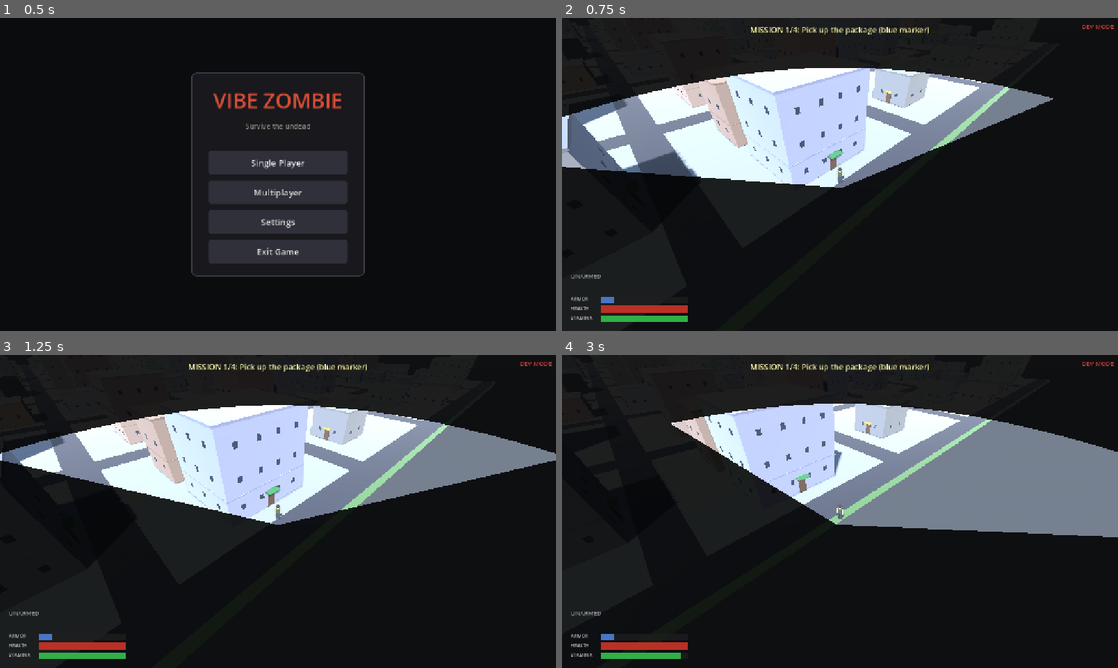
Above: before the commit, frames 1-4 (two rows, left to right).
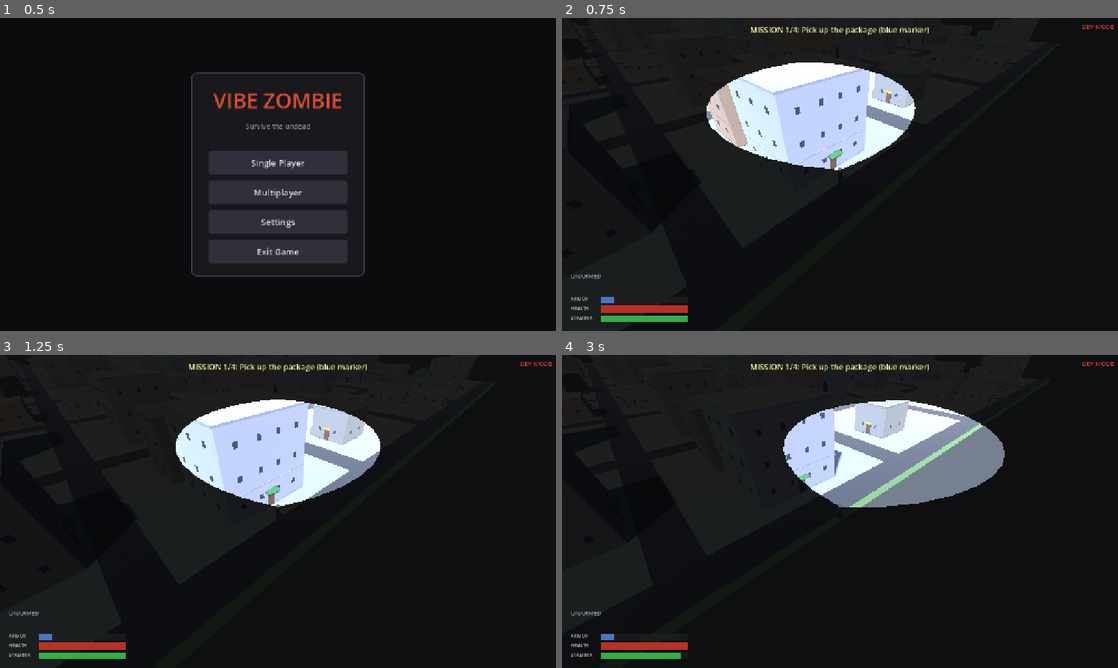
Above: after the commit, the same moments.

Repository: shaoqian2001/vibe-zombie
Game: Godot game, scene res://scenes/TitleMenu.tscn
Two runs of this game, one before a commit and one after it. Both use one fixed random seed, a clock stepped at 60 frames per second and the inputs below.
Inputs (mouse positions are in pixels of both pictures, inside the frame that each line leads up to):
- Up to frame 1 (0.5 s): no input
- Up to frame 2 (0.75 s): click "Single Player" at 0.5 s
- Up to frame 3 (1.25 s): no input
- Up to frame 4 (3 s): tap Enter at 1.25 s; move the mouse to (962, 495) at 1.27 s; hold D (move_right) 1.28-2.03 s; hold F (interact) 1.28-2.03 s; move the mouse to (728, 527) at 2.02 s; hold S (move_backward) 2.03-2.78 s; click (728, 527) at 2.1 s; move the mouse to (895, 442) at 2.77 s; hold D (move_right) from 2.78 s (still down); hold Shift (sprint) from 2.78 s (still down)

Frame 1 is identical in both runs. In frame 2, 14% of the frame differs, in the area x 0-89%, y 14-55%; in frame 3, 14%; in frame 4, 14%, in the area x 19-100%, y 14-59%.

Commit message:
Shape FOV as intersecting-arcs lens anchored at the head
Replace the pie-slice FOV with a lens formed by two circular arcs that meet
at an apex (the character's head) and a tip one view_distance ahead. Both
lateral boundaries now curve outward, removing the straight edges and sharp
apex of the old sector. Anchoring the apex at head height keeps the entire
character model inside the unshaded area regardless of facing direction,
while still looking symmetric from every angle.

https://claude.ai/code/session_018zb1xNV2MqAsRkTP73GCa8

Diff:
--- a/scripts/fov_overlay.gd
+++ b/scripts/fov_overlay.gd
@@ -1,22 +1,31 @@
 extends CanvasLayer
 
 ## FOV fog-of-war overlay.
-## Projects a world-space pie-slice (facing direction ± fov_degrees/2, radius
-## view_distance) to screen space each frame and passes it to the shader as a
-## polygon. Pixels outside the polygon are darkened; inside are transparent.
+## Projects a world-space lens (the intersection of two circles) to screen
+## space each frame and passes it to the shader as a polygon. Pixels outside
+## the polygon are darkened; inside are transparent.
 ##
-## Human-eyesight defaults: 145° horizontal FOV, ~50 world units (~200 m at
-## the game's approximate 1 unit = 4 m scale).
+## The lens is defined by an apex at the character's head and a tip one
+## view_distance ahead along the facing direction. Two circular arcs, bulging
+## symmetrically to the left and right, connect them — so both lateral
+## boundaries of the vision area are curved instead of the straight edges of
+## a pie-slice. Placing the apex at the head (instead of between the feet)
+## keeps the character's model fully inside the unshaded region regardless of
+## facing direction, while the lens shape avoids the unnatural sharp point a
+## sector has at its vertex.
+##
+## Human-eyesight defaults: 145° opening angle at the apex, ~50 world units
+## (~200 m at the game's approximate 1 unit = 4 m scale).
 
 @export var fov_degrees: float = 145.0
 @export var view_distance: float = 50.0
-## World-unit distance to move the cone apex behind the player so the
-## character model is fully visible inside the sector. Keep this just large
-## enough to cover the player's half-depth — any more looks unnatural.
-@export var center_back_offset: float = 1.0
+## World-unit height of the character's eyes above the player's root position.
+## The lens apex is anchored at this height so it aligns with where the head
+## is rendered on screen.
+@export var head_height: float = 1.6
 
-const ARC_SEGMENTS := 32
-const N_VERTS := ARC_SEGMENTS + 2  # 1 center + (ARC_SEGMENTS + 1) arc pts = 34
+const ARC_SEGMENTS := 16                      # samples per arc
+const N_VERTS := (ARC_SEGMENTS + 1) * 2       # 34: two arcs, endpoints duplicated
 
 var _player: Node3D = null
 var _camera: Camera3D = null
@@ -54,29 +63,89 @@
 		facing = Vector2(0.0, 1.0)
 	facing = facing.normalized()
 
-	var half_rad   := deg_to_rad(fov_degrees * 0.5)
+	# Lens geometry in world XZ.
+	#   A = apex (at the character's head, projected to XZ)
+	#   T = tip  (view_distance ahead of A along facing)
+	#   2α = opening angle between the two arcs at A (and by symmetry at T),
+	#        which is what fov_degrees parameterises.
+	# Each arc is part of a circle whose chord is AT and whose inscribed
+	# central angle is 2α; the arc's tangent at the chord endpoints makes
+	# angle α with the chord.
+	var head_xz := Vector2(ppos.x, ppos.z)
+
+	var alpha := deg_to_rad(fov_degrees * 0.5)
+	# Guard against degenerate angles (near 0° or 180°).
+	alpha = clamp(alpha, deg_to_rad(5.0), deg_to_rad(88.0))
+	var sin_a := sin(alpha)
+	var cos_a := cos(alpha)
+
+	var chord_len := view_distance
+	var radius := chord_len / (2.0 * sin_a)
+	var half_chord := chord_len * 0.5
+	var center_offset := radius * cos_a   # distance from chord midpoint to arc center
+
+	var mid_xz := head_xz + facing * half_chord
+	# Perpendicular to facing, rotated 90° CCW in XZ.
+	var perp := Vector2(-facing.y, facing.x)
+
+	# Right-bulge arc: centre on the opposite (left) side of AT.
+	var center_right := mid_xz - perp * center_offset
+	# Left-bulge arc: centre on the opposite (right) side of AT.
+	var center_left  := mid_xz + perp * center_offset
+
+	# Angles (in the XZ polar frame the shader doesn't see — we only use them
+	# to sample points on each circle) that correspond to A and T as seen
+	# from each arc's centre.
 	var base_angle := atan2(facing.y, facing.x)
+	# From center_right, A lies at (base_angle + 90° + α) and T at
+	# (base_angle + 90° - α). We sweep the short arc between them, which
+	# passes through the outward (right-side) bulge point at (base_angle + 90°).
+	var right_a_ang := base_angle + PI * 0.5 + alpha
+	var right_t_ang := base_angle + PI * 0.5 - alpha
+	# From center_left, the same but mirrored through the chord.
+	var left_a_ang  := base_angle - PI * 0.5 - alpha
+	var left_t_ang  := base_angle - PI * 0.5 + alpha
 
-	# Shift the apex behind the player so the character model falls inside
-	# the visible sector instead of sitting right at its sharp point.
-	var apex_xz  := Vector2(ppos.x, ppos.z) - facing * center_back_offset
-	var apex_3d  := Vector3(apex_xz.x, ppos.y, apex_xz.y)
-	var apex_px  := _camera.unproject_position(apex_3d)  # still in pixel space
+	# Anchor the lens at head height so the apex projects to where the head
+	# is actually rendered on screen. Using a constant Y for every vertex
+	# keeps the polygon a planar horizontal slice, which is what the
+	# isometric-style camera expects.
+	var y_lens := ppos.y + head_height
+	var head3d := Vector3(head_xz.x, y_lens, head_xz.y)
+
+	# Pre-computed head screen position used as the fallback anchor when an
+	# arc vertex happens to lie behind the camera.
+	var cam_fwd := -_camera.global_transform.basis.z
+	var head_screen: Vector2
+	if (head3d - _camera.global_position).dot(cam_fwd) > 0.1:
+		head_screen = _camera.unproject_position(head3d)
+	else:
+		head_screen = vp_size * 0.5
 
 	var polygon := PackedVector2Array()
 	polygon.resize(N_VERTS)
 
-	# Vertex 0: shifted apex (pixel space; normalised at the end)
-	polygon[0] = apex_px
-
-	# Vertices 1 .. N_VERTS-1: arc swept ±half_rad, radius measured from ppos
+	# Arc 1: right-bulge, A → T.
 	for i in range(ARC_SEGMENTS + 1):
 		var t := float(i) / float(ARC_SEGMENTS)
-		var angle := base_angle - half_rad + t * (half_rad * 2.0)
-		var dir_xz := Vector2(cos(angle), sin(angle))
-		var world_xz := Vector2(ppos.x, ppos.z) + dir_xz * view_distance
-		var world3d := Vector3(world_xz.x, 0.0, world_xz.y)
-		polygon[i + 1] = _safe_project(world3d, apex_px, dir_xz)
+		var ang: float = lerp(right_a_ang, right_t_ang, t)
+		var pt_xz := center_right + Vector2(cos(ang), sin(ang)) * radius
+		var pt3d  := Vector3(pt_xz.x, y_lens, pt_xz.y)
+		var dir_xz := pt_xz - head_xz
+		if dir_xz.length_squared() < 0.0001:
+			dir_xz = facing
+		polygon[i] = _safe_project(pt3d, dir_xz.normalized(), head_screen, y_lens)
+
+	# Arc 2: left-bulge, T → A (so the polygon winds continuously).
+	for i in range(ARC_SEGMENTS + 1):
+		var t := float(i) / float(ARC_SEGMENTS)
+		var ang: float = lerp(left_t_ang, left_a_ang, t)
+		var pt_xz := center_left + Vector2(cos(ang), sin(ang)) * radius
+		var pt3d  := Vector3(pt_xz.x, y_lens, pt_xz.y)
+		var dir_xz := pt_xz - head_xz
+		if dir_xz.length_squared() < 0.0001:
+			dir_xz = -facing
+		polygon[ARC_SEGMENTS + 1 + i] = _safe_project(pt3d, dir_xz.normalized(), head_screen, y_lens)
 
 	# Normalise all vertices to UV [0,1] before uploading to the shader.
 	for i in range(N_VERTS):
@@ -87,27 +156,25 @@
 # Project a world point to screen. If the point is behind the camera, fall back
 # to an off-screen position in the approximate screen direction so the polygon
 # winding remains sensible.
-func _safe_project(world3d: Vector3, player_screen: Vector2, world_dir_xz: Vector2) -> Vector2:
+func _safe_project(world3d: Vector3, world_dir_xz: Vector2, head_screen: Vector2, y_lens: float) -> Vector2:
 	var cam_fwd := -_camera.global_transform.basis.z
 	var to_point := world3d - _camera.global_position
 	if to_point.dot(cam_fwd) > 0.1:
 		return _camera.unproject_position(world3d)
 
-	# Point is behind the camera. Walk toward the player along the arc direction
-	# until we find a point in front of the camera, then extend off screen.
+	# Point is behind the camera. Walk toward the head along the arc direction
+	# until we find a probe point in front of the camera, then extend off screen.
 	var ppos := _player.global_position
-	var dir3 := Vector3(world_dir_xz.x, 0.0, world_dir_xz.y)
+	var head_xz := Vector2(ppos.x, ppos.z)
 	var steps: Array[float] = [0.5, 0.25, 0.1]
 	for step: float in steps:
-		var probe: Vector3 = ppos + dir3 * (view_distance * step)
+		var probe_xz: Vector2 = head_xz + world_dir_xz * (view_distance * step)
+		var probe := Vector3(probe_xz.x, y_lens, probe_xz.y)
 		if (probe - _camera.global_position).dot(cam_fwd) > 0.1:
 			var probe_screen := _camera.unproject_position(probe)
-			var screen_dir := (probe_screen - player_screen).normalized()
-			return player_screen + screen_dir * 3000.0
+			var screen_dir := (probe_screen - head_screen).normalized()
+			return head_screen + screen_dir * 3000.0
 
-	# Ultimate fallback: guess direction from world XZ to screen XY
-	# (approximate: camera yaw ~45° means +X_world ≈ screen right+down,
-	#  +Z_world ≈ screen right+up — heuristic only used when fully behind camera)
 	var approx := Vector2(world_dir_xz.x - world_dir_xz.y,
 	                      -world_dir_xz.x - world_dir_xz.y).normalized()
-	return player_screen + approx * 3000.0
+	return head_screen + approx * 3000.0
--- a/shaders/fov.gdshader
+++ b/shaders/fov.gdshader
@@ -5,8 +5,14 @@
 // Using UV instead of FRAGCOORD avoids mismatches between physical window
 // pixels and the logical viewport coords returned by unproject_position()
 // under Godot's canvas_items stretch mode.
+//
+// The polygon is a lens / vesica shape: two circular arcs meeting at an apex
+// (the character's head) and a far tip (view_distance ahead). Each arc is
+// sampled with ARC_SEGMENTS + 1 points, so the total vertex count is
+// 2 * (ARC_SEGMENTS + 1). Apex and tip are duplicated once each, which the
+// point-in-polygon ray-cast tolerates (zero-length edges are no-ops).
 
-const int N_VERTS = 34;  // 1 center + 33 arc points (32 arc segments)
+const int N_VERTS = 34;  // 2 arcs * (16 segments + 1) points per arc
 
 uniform vec2 fov_polygon[N_VERTS];
 uniform float fog_alpha : hint_range(0.0, 1.0) = 0.88;
